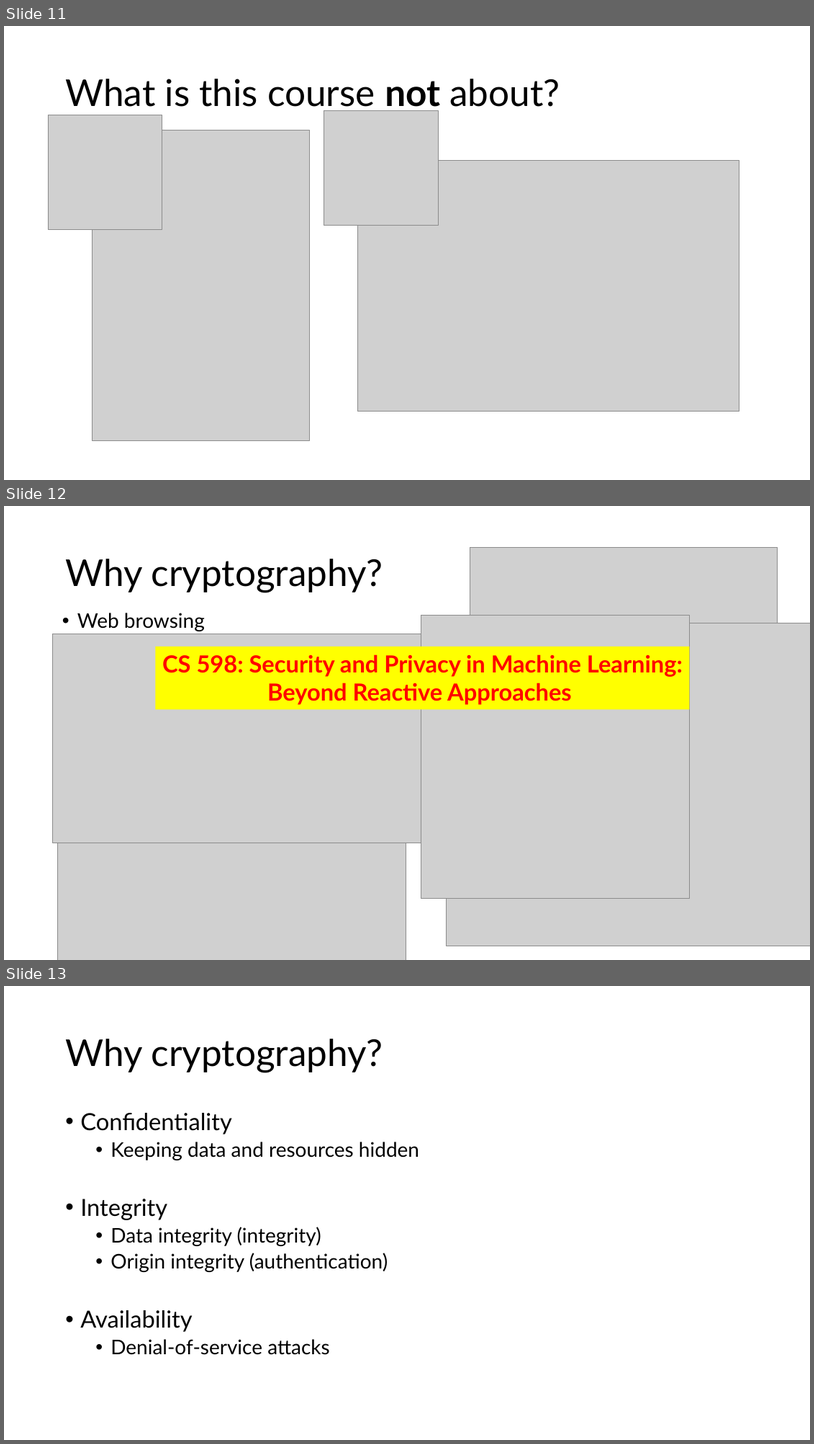
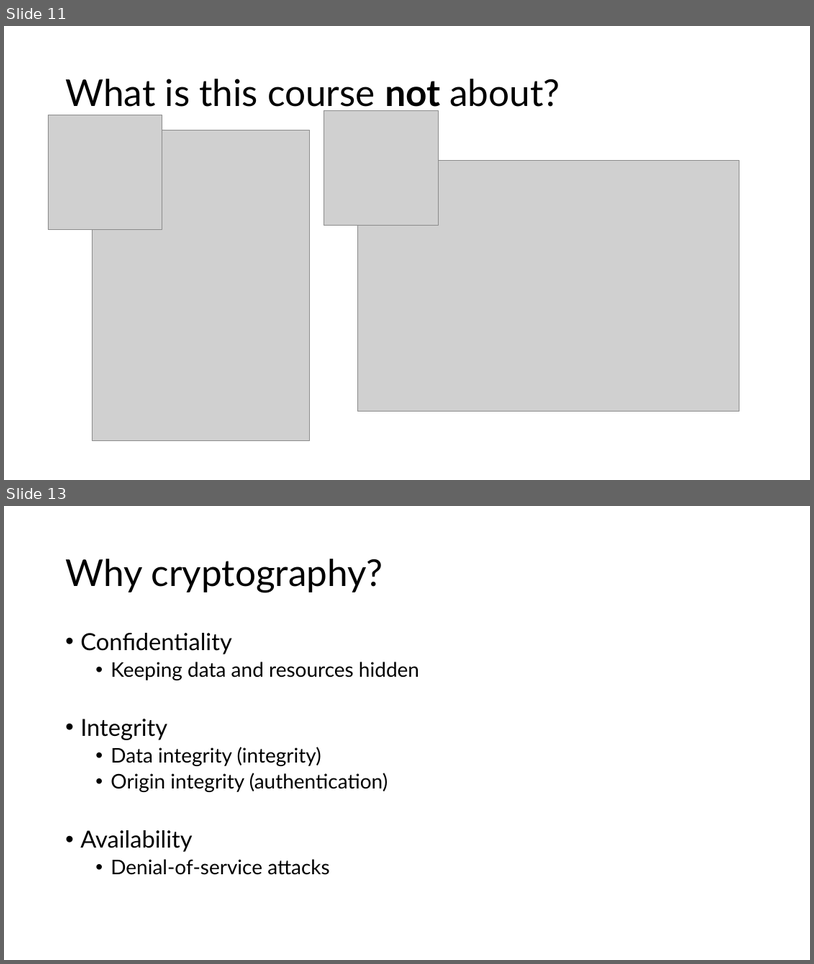
Before and after one commit to Ning0Luo/ning0luo.github.io, a slide deck: ece407/407-4562870-2026/lec1.pptx. Shown one above the other, each under a label of ours: slides 11, 12 and 13 before the commit, slides 11 and 13 after it; the slides between them are not shown. The pictures are 814x1444 and 814x964 pixels, drawn with LibreOffice and Linux fonts; fonts in the diff are those of the drawing; grey boxes stand for pictures. Boxes give left, top, right and bottom in pixels: in the first picture for what was removed or moved away, otherwise in the second. Text is boxed around its words. In the diff, an @@ line names an element or a change of style, - is before the commit and + after.

```diff
--- a/ece407/407-4562870-2026/lec1.pptx
+++ b/ece407/407-4562870-2026/lec1.pptx
@@ slide 12 removed at [4, 506, 810, 960], background #FFFFFF @@
@@ picture removed at [470, 547, 777, 882] @@
@@ title removed at [65, 559, 383, 592] @@
-Why cryptography?
@@ text removed at [77, 613, 419, 692] @@
-• Web browsing
-• Data on computers and mobile phones
-• Data collected by companies
@@ picture removed at [53, 633, 513, 843] @@
@@ picture removed at [422, 615, 690, 898] @@
@@ picture removed at [447, 623, 810, 946] @@
@@ rectangle removed at [155, 646, 690, 709] @@
-CS 598: Security and Privacy in Machine Learning: Beyond Reactive Approaches
@@ picture removed at [57, 714, 406, 960] @@
```
Also in this commit, not shown: 11 slides changed, 2 slides added, 12 other files.
